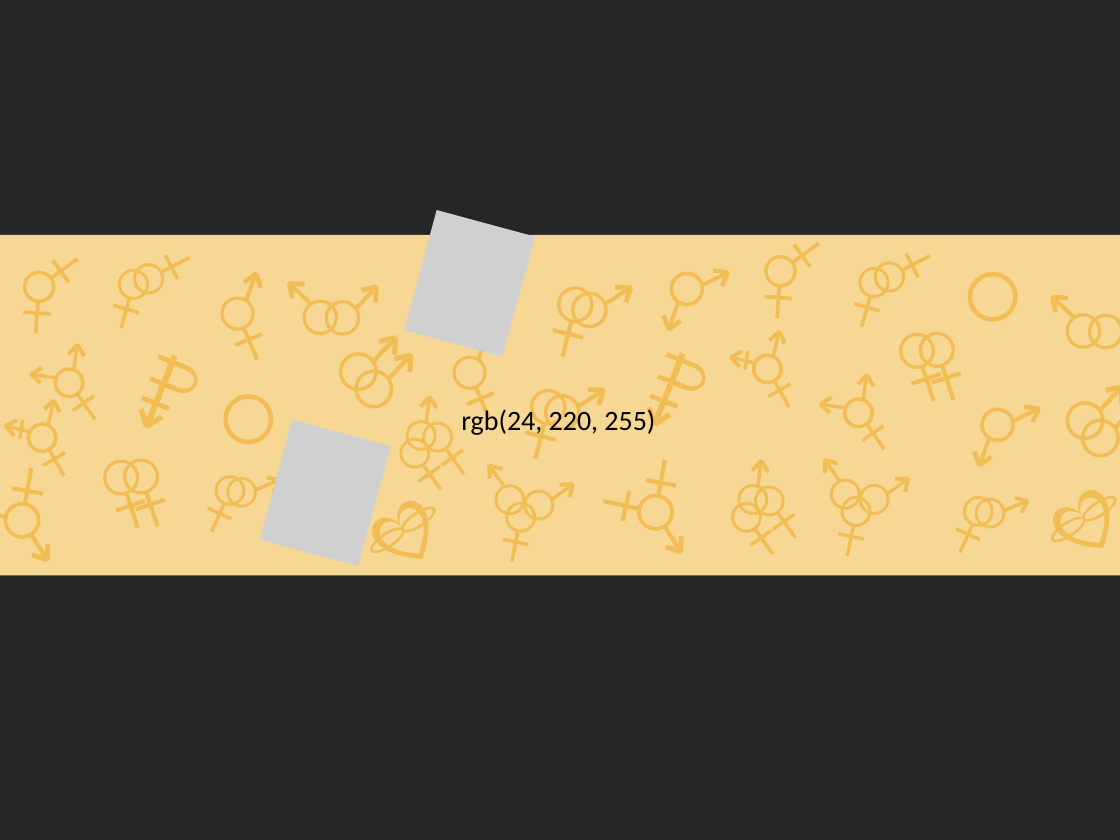
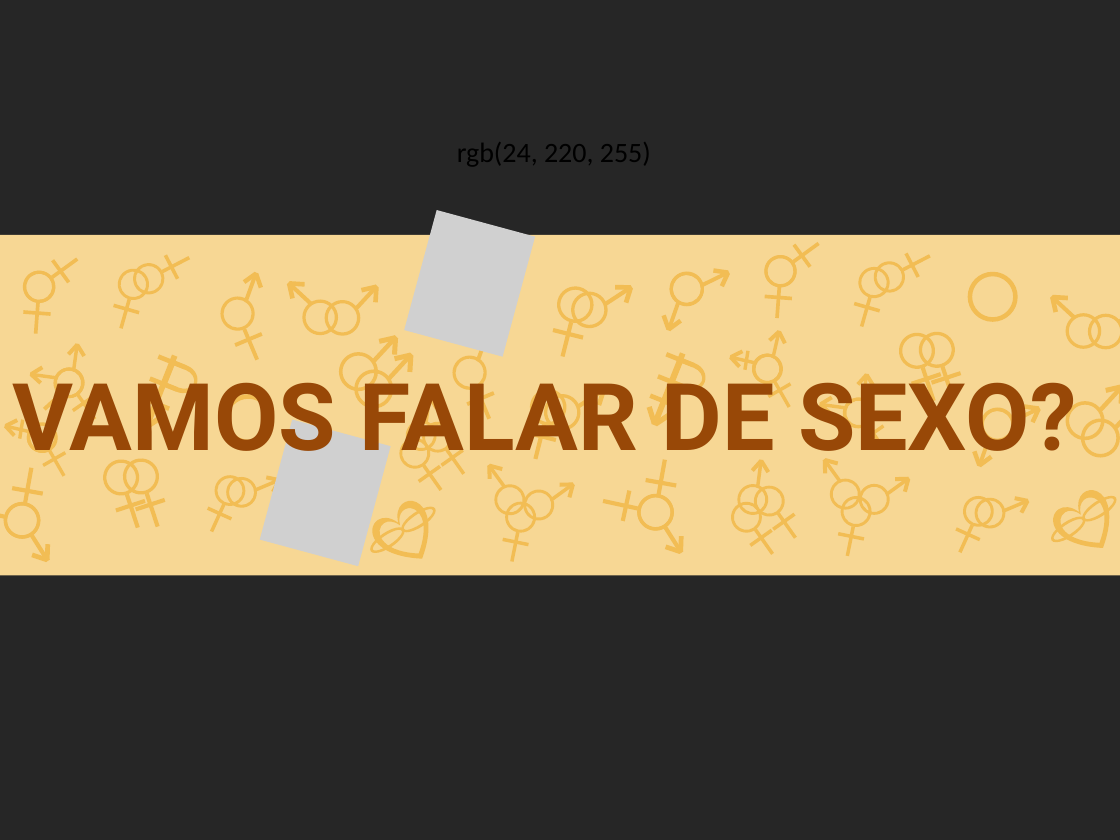
Before and after one commit to gustavogitzel/Discussex, a slide deck: slide 3 of Rascunhos/Imagens/Logo - PP2.pptx. Drawn at 1120x840 pixels with LibreOffice and Linux fonts; fonts in the diff are those of the drawing; grey boxes stand for pictures. Boxes give left, top, right and bottom in pixels: in the first picture for what was removed or moved away, otherwise in the second. Text is boxed around its words. In the diff, an @@ line names an element or a change of style, - is before the commit and + after.

```diff
--- a/Rascunhos/Imagens/Logo - PP2.pptx
+++ b/Rascunhos/Imagens/Logo - PP2.pptx
@@ text "rgb(24, 220, 255)" rewrapped from (x1=461, y1=407, x2=655, y2=437) to (x1=457, y1=136, x2=651, y2=170) @@
@@ text added at (x1=12, y1=365, x2=1077, y2=472), 60 pt, text #984807, bold @@
+VAMOS FALAR DE SEXO?
```
Also in this commit, not shown: 4 other files.
